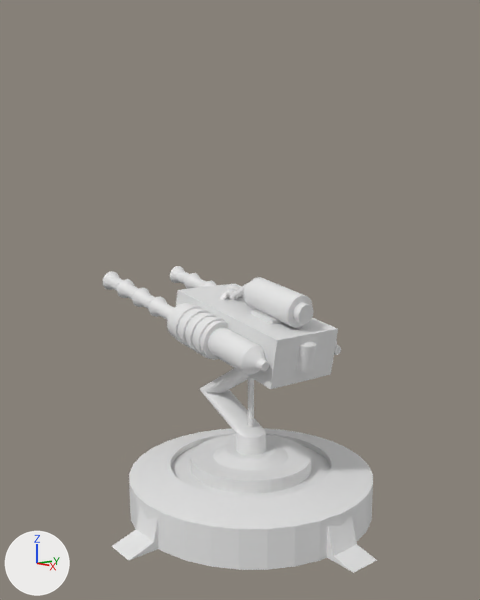
Renders of the Blender file DescentRemake/Assets/Graphics/Models/Turret_v1.blend from each side of a commit.
The view is the same before and after, from a 50 mm camera at (8.0, -6.8, 5.12) aimed at (-0.34, 0.05, 3.4). Arrows for +X, +Y and +Z are at lower left; the lights stay in place.

In view in the first picture: 'Alataso', 'Tykkirunko', 'Varsi'.
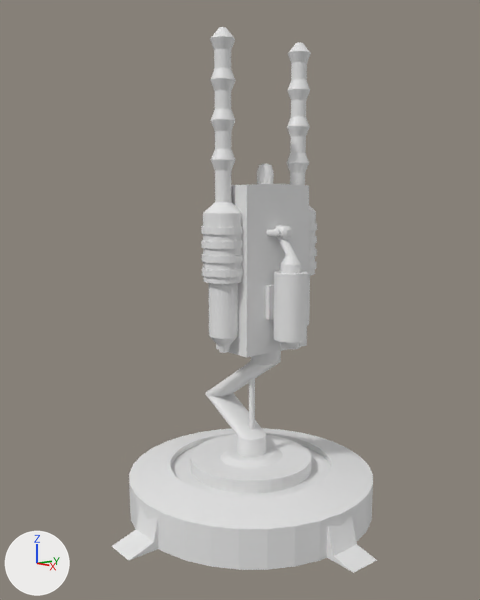
The newer file is also turned or shifted as a whole; pictures and numbers use the older file's frame.

Edits to the bpy script that builds the scene:
```text
Add me_cube_001:
    me_cube_001.from_pydata(...)  # 2450 vertices, 1903 faces; spans x -0.48..0.78, y -1.07..1.08, z -0.07..4.73
Remove ob_tykkirunko:
    ob_tykkirunko = bpy.data.objects.new('Tykkirunko', me_cube)
    ob_tykkirunko.location = (0.52, 0.0, 3.22)
    ob_tykkirunko.rotation_euler = (0.0, 0.175, 0.0)  # degrees (0, 10, 0)
    ob_tykkirunko.scale = (0.25, 0.25, 0.1)
Add ob_tykkirunko_001:
    ob_tykkirunko_001 = bpy.data.objects.new('Tykkirunko.001', me_cube_001)
    ob_tykkirunko_001.location = (0.37, 0.0, 2.69)
```

Where the change shows, as pixel boxes (x1, y1, x2, y2) in the pictures (480 x 600 px):
'Tykkirunko.001', added: after (201, 27, 317, 358)
'Tykkirunko', deleted: before (103, 266, 341, 389)
